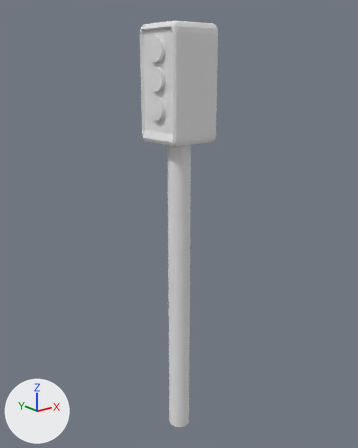
Renders of the Blender file ampel/ampel.blend from each side of a commit.
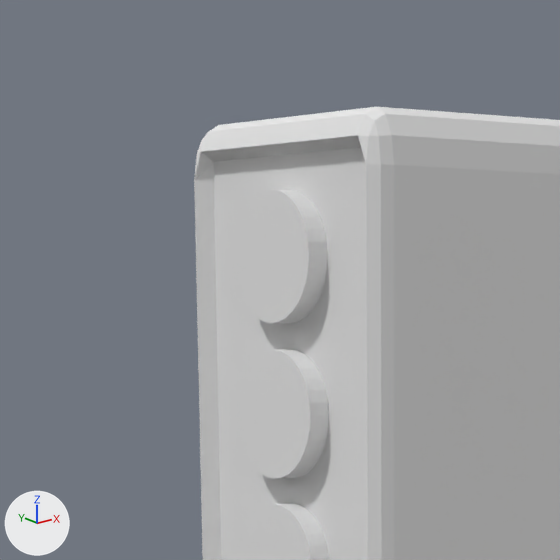
Each version appears first whole from a 50 mm lens placed at (-8.47, -10.59, 10.93), pointed at (0.12, 0.15, 6.63), and next in a close-up on the part from 29% to 59% of the width and 0% to 24% of the height. Every picture has the same lights, and +X, +Y and +Z are marked at lower left.

The first close-up shows 'Semaphore'.
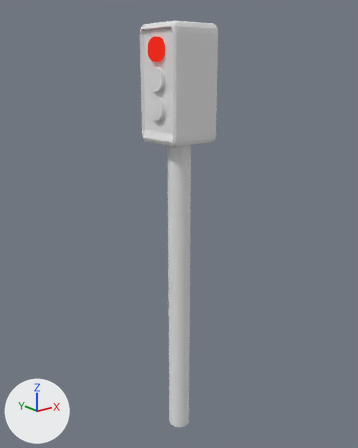
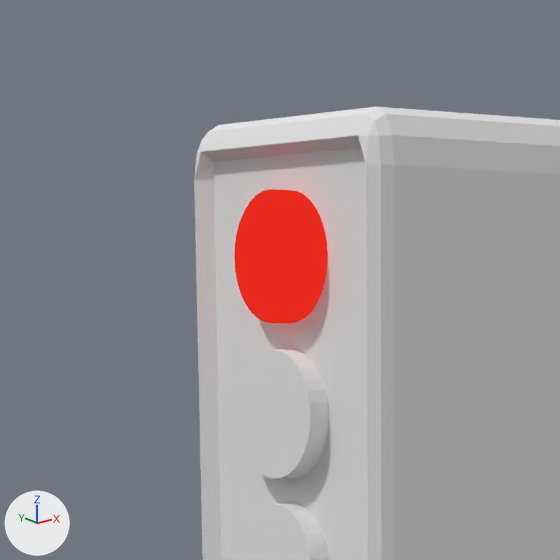
Edits to the bpy script that builds the scene:
```text
Add mat_material:
    mat_material = emission_material('Material')
    mat_material.base_color = (0.8, 0.0233, 0.0124)  # red #e72a1d
Change me_cylinder_003:
    where me_cylinder_003.from_pydata(...)  # 352 vertices, 234 faces; spans x -2.1..38.0, y -2.5..2.5, z -1.0..18.1
    used by ob_semaphore; location = (-0.691, 0.017, 11.386); rotation_euler = (0.0, 1.571, 0.0), in degrees (0, 90, 0); scale = (0.3, 0.3, 0.0794)
    me_cylinder_003 part 1: all 34 faces centred in x -1.0..1.0, y -1.0..1.0, z -1.0..1.0 switch from mat_texture (its picture is missing) to mat_material (red #e72a1d)
```

Location of each change, (x1, y1, x2, y2) in pixels of the close-ups (560 x 560 px):
part 1 of me_cylinder_003, recoloured (grey to red): (234, 189, 328, 323) in both
